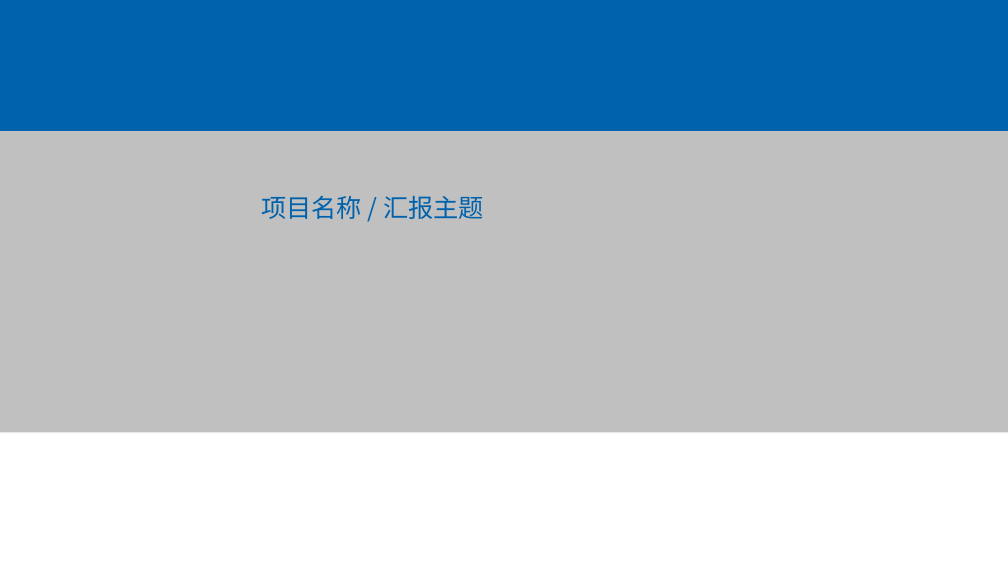
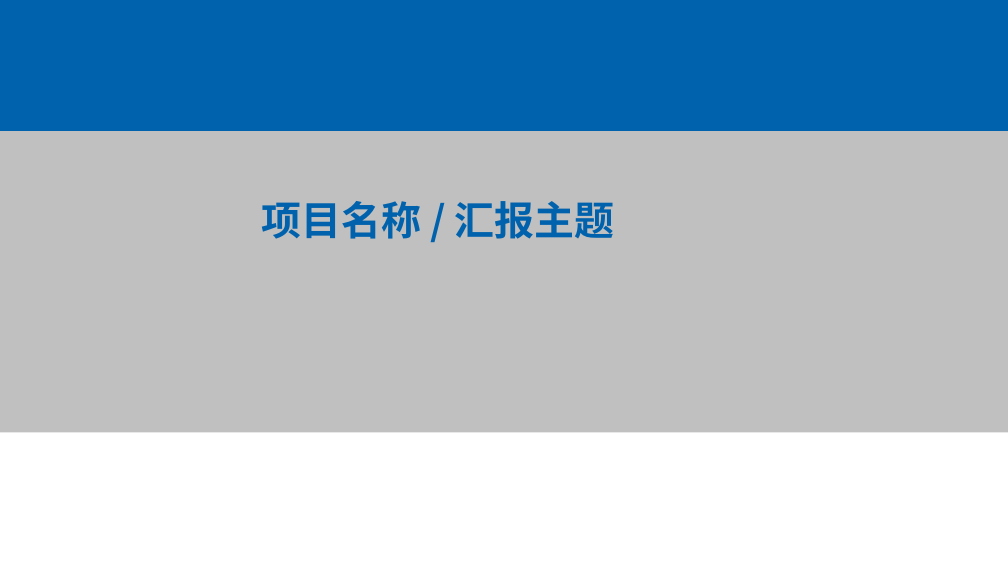
Before and after one commit to glm1024/idtpptx, a slide deck: slide 1 of assets/templates/inspur-pragmatic-template-v1.pptx. Drawn at 1008x567 pixels with LibreOffice and Linux fonts; fonts in the diff are those of the drawing; background and template pictures are left out. Boxes give left, top, right and bottom in pixels: in the first picture for what was removed or moved away, otherwise in the second. Text is boxed around its words. In the diff, an @@ line names an element or a change of style, - is before the commit and + after.

```diff
--- a/assets/templates/inspur-pragmatic-template-v1.pptx
+++ b/assets/templates/inspur-pragmatic-template-v1.pptx
@@ subtitle "项目名称 / 汇报主题" at <box>261,201,615,239</box>: size 24 to 38 pt, bold on; more space between paragraphs @@
```
Also in this commit, not shown: 6 other slides changed, 11 other files.
